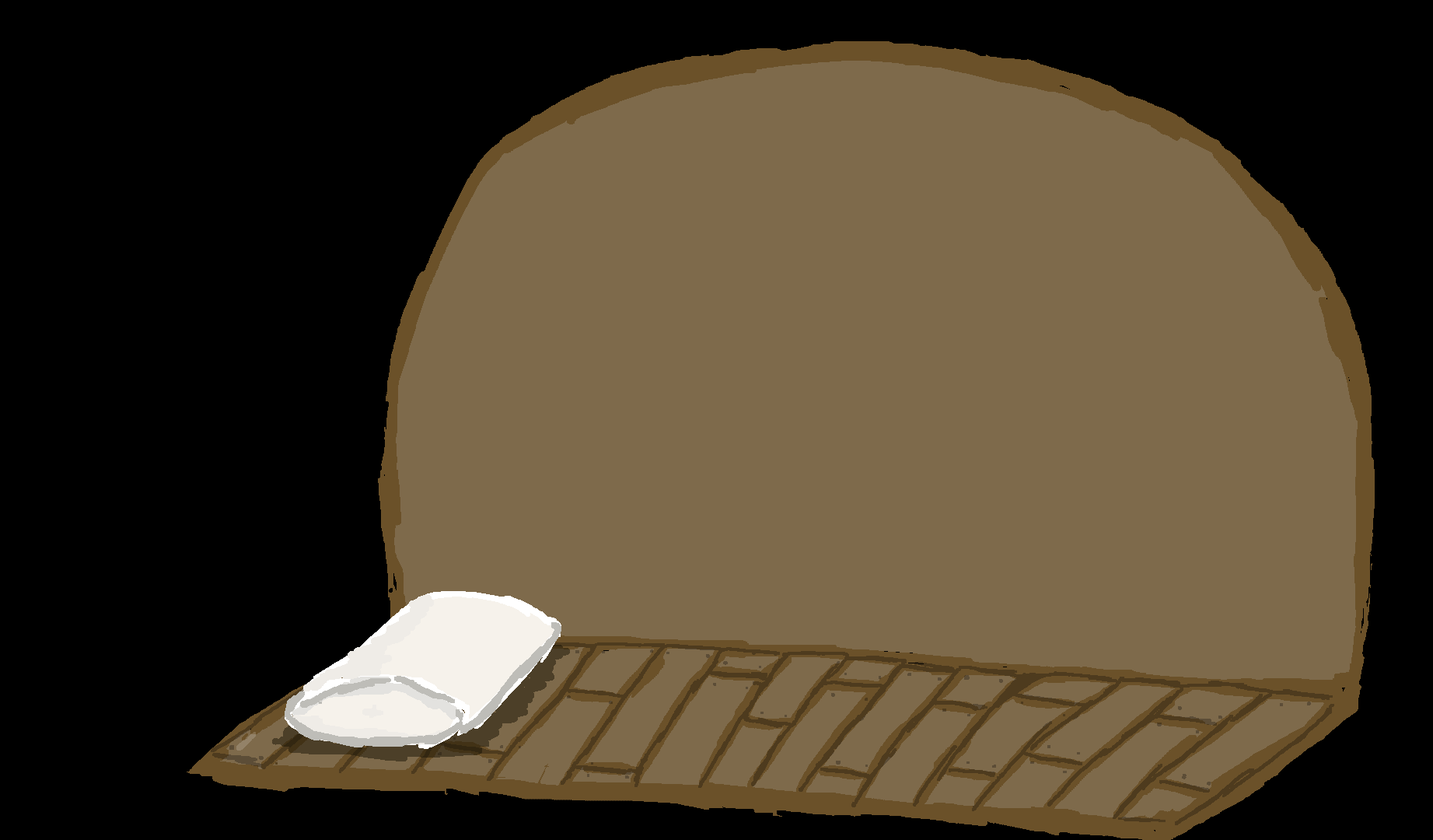
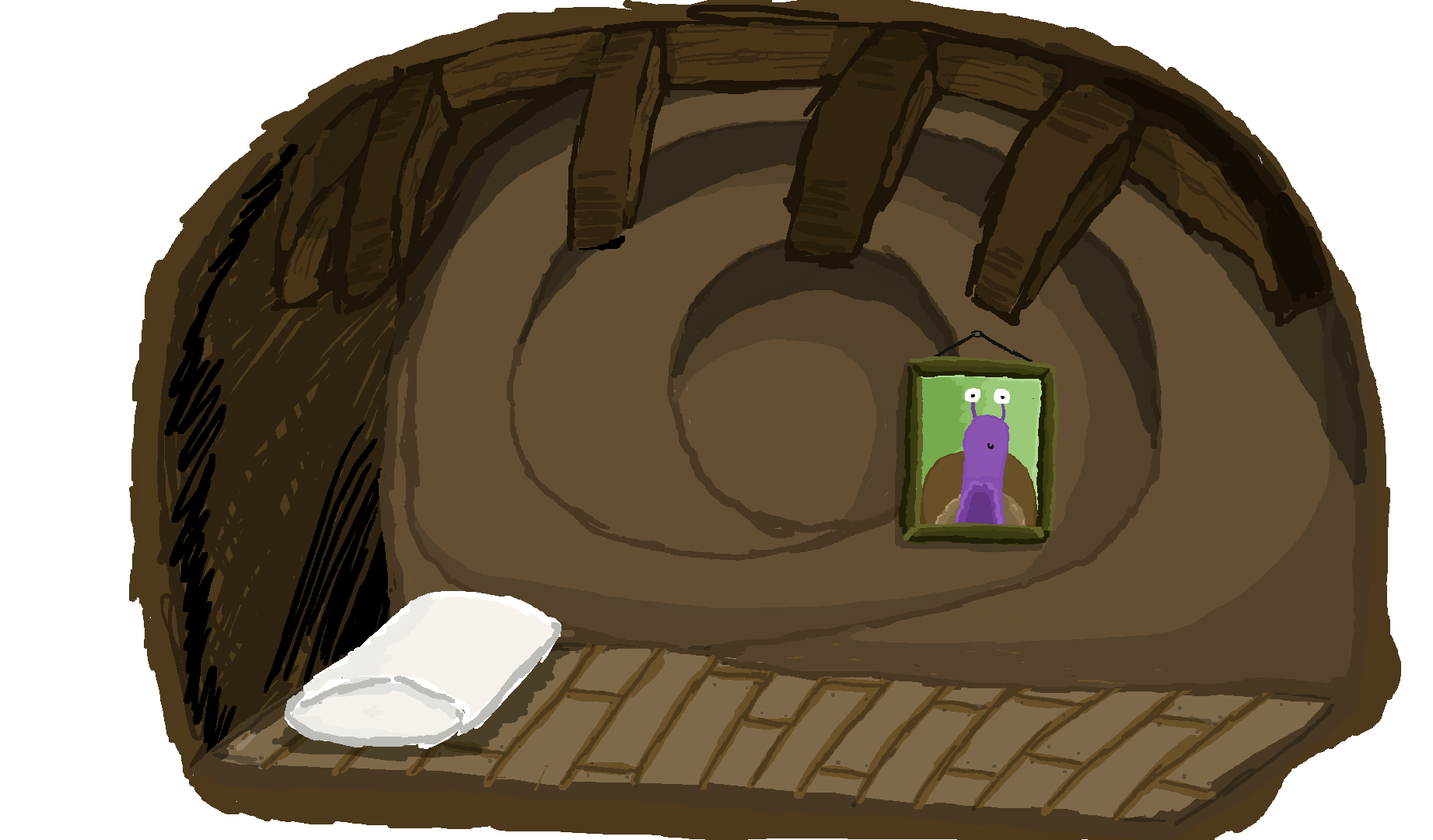
Two versions of the same layered image (1433x840). Layer-by-layer changes:
renamed "Layer 6" to "Layer 27", hid it, opacity 27% → 35%, moved it above "Layer 3 copy", painted on it over <box>192,209,1335,840</box>
removed layer "Layer 5" over <box>258,627,1273,821</box>
renamed "Layer 3" to "Layer 37", hid it, painted on it over <box>186,41,1375,840</box>
added group "mom photo" with 4 layers above "bg" over <box>894,330,1060,553</box>
added layer "Layer 31" in group "mom photo" over <box>898,330,1060,546</box>
added layer "Layer 32" in group "mom photo" over <box>919,387,1039,544</box>
added layer "Layer 33" in group "mom photo" over <box>907,366,1051,537</box>
added layer "Layer 34" (25%) in group "mom photo" over <box>894,362,1045,553</box>
added group "bg" with 11 layers above "Layer 1" over <box>129,0,1402,840</box>
added layer "Layer 15" (34%) in group "bg" over <box>293,23,1259,280</box>
added layer "Layer 14" (34%) in group "bg" over <box>304,22,1190,314</box>
added layer "Layer 13" in group "bg" over <box>269,4,1333,327</box>
moved "Layer 8" into group "bg" over <box>284,590,562,711</box>
moved "Layer 9" into group "bg" over <box>272,644,570,724</box>
"Layer 7": opacity 16% → 100%, moved it into group "bg", painted on it over <box>210,627,1335,825</box>
added layer "Layer 30" (38%) in group "bg" over <box>384,36,1367,486</box>
added layer "Layer 29" in group "bg" over <box>186,41,1375,840</box>
added layer "Layer 12" in group "bg" over <box>164,143,399,764</box>
added layer "Layer 11" (39%) in group "bg" over <box>157,22,1287,783</box>
added layer "Layer 10" in group "bg" over <box>129,0,1402,840</box>
hid "Layer 1" over <box>0,0,1433,840</box>
